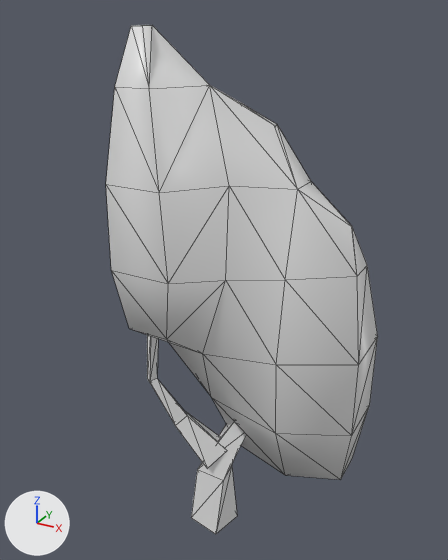
The glTF model entities/static/foliage/07_orange_small-col.glb, before and after one commit.
One viewpoint serves both versions: a camera (50 mm lens) standing at (5.14, -8.9, 10.1) and looking at (-0.02, 0.48, 5.41). The axes (+X, +Y, +Z) are drawn at lower left. The lights are the same throughout. The older version comes first. Mesh edges are drawn as thin lines. Vertices at exactly the same position are counted once.

In view in the first picture: '07_orange_small-col'.
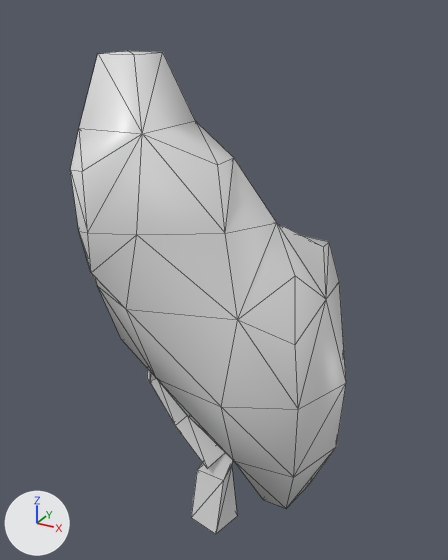
Pixel boxes [x1, y1, x2, y2] of what changed, in the pictures (448 x 560 px):
'07_orange_small-col', reshaped: before [106, 25, 378, 534]; after [70, 51, 346, 534]
part 1 of me_cube_051, rebuilt: before [106, 25, 378, 480]; after [70, 51, 346, 508]

What changed in the scene script:
```text
Change me_cube_051:
    used by ob_07_orange_small_col; location = (0.0, 0.0, 0.0)
    remove me_cube_051.from_pydata(...)  # 102 vertices, 192 faces; spans x -1.83..2.74, y -1.26..2.4, z -0.02..9.86
    add me_cube_051.from_pydata(...)  # 102 vertices, 192 faces; spans x -2.21..2.4, y -1.62..2.06, z -0.02..9.41
    me_cube_051 part 1: the loose piece of 62 vertices spanning x -1.83..2.74, y -1.26..2.4, z 1.61..9.86 is rebuilt with 62 vertices and now spans x -2.21..2.4, y -1.62..2.06, z 1.13..9.41, in mat_palette_color (white #e7e7e7)
    remove me_cube_051.materials.append(mat_palette_foliage)  # white #e7e7e7
```
